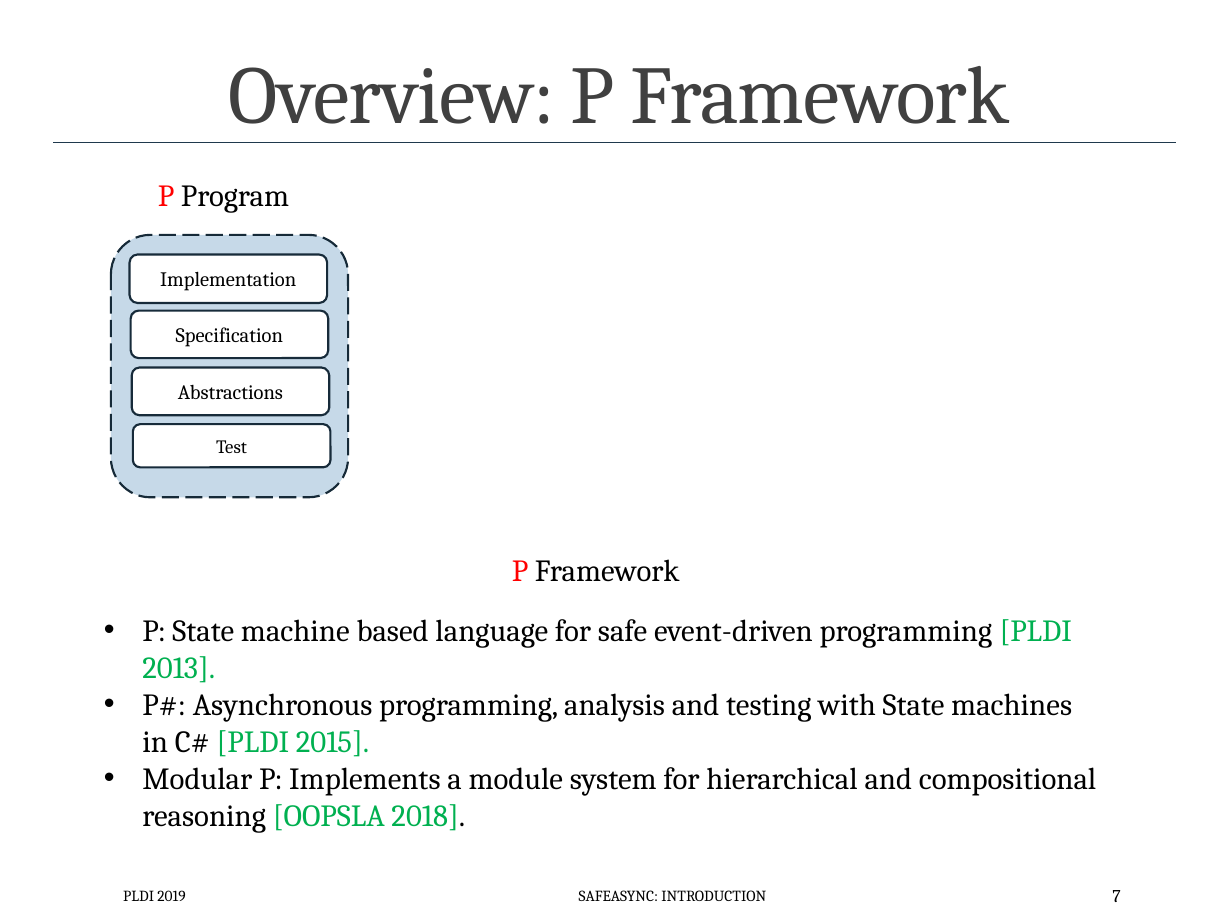
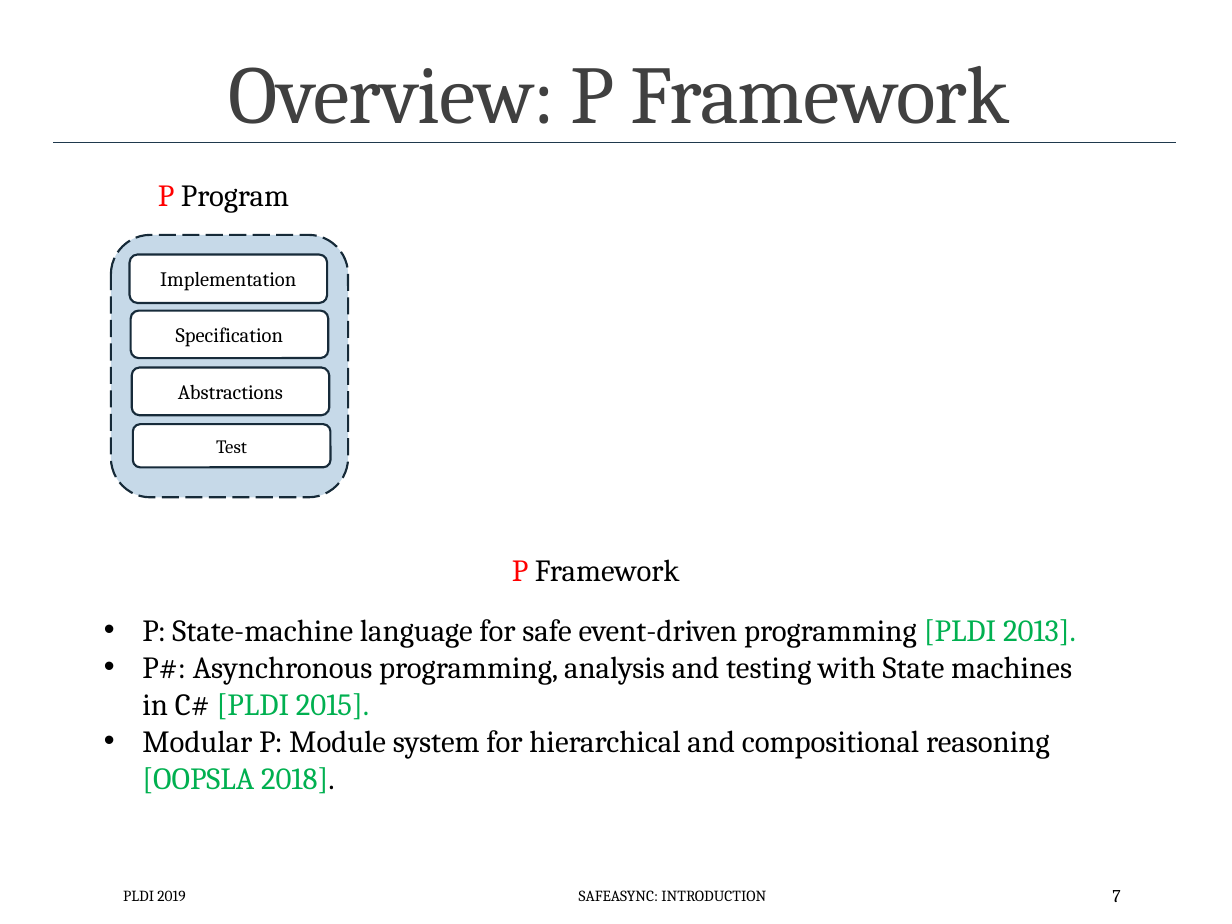
Before and after one commit to p-org/plditutorial, a slide deck: slide 7 of Presentations/1 - Introduction.pptx. Drawn at 1232x924 pixels with LibreOffice and Linux fonts; fonts in the diff are those of the drawing. Boxes give left, top, right and bottom in pixels: in the first picture for what was removed or moved away, otherwise in the second. Text is boxed around its words. In the diff, an @@ line names an element or a change of style, - is before the commit and + after.

```diff
--- a/Presentations/1 - Introduction.pptx
+++ b/Presentations/1 - Introduction.pptx
@@ text at [142,619,1076,648]: text changed @@
-• P: State machine based language for safe event-driven programming [PLDI 2013].
+• P: State-machine language for safe event-driven programming [PLDI 2013].
@@ text at [142,730,1050,794]: text changed @@
-• Modular P: Implements a module system for hierarchical and compositional reasoning [OOPSLA 2018].
+• Modular P: Module system for hierarchical and compositional reasoning [OOPSLA 2018].
```
Also in this commit, not shown: 8 other slides changed.
